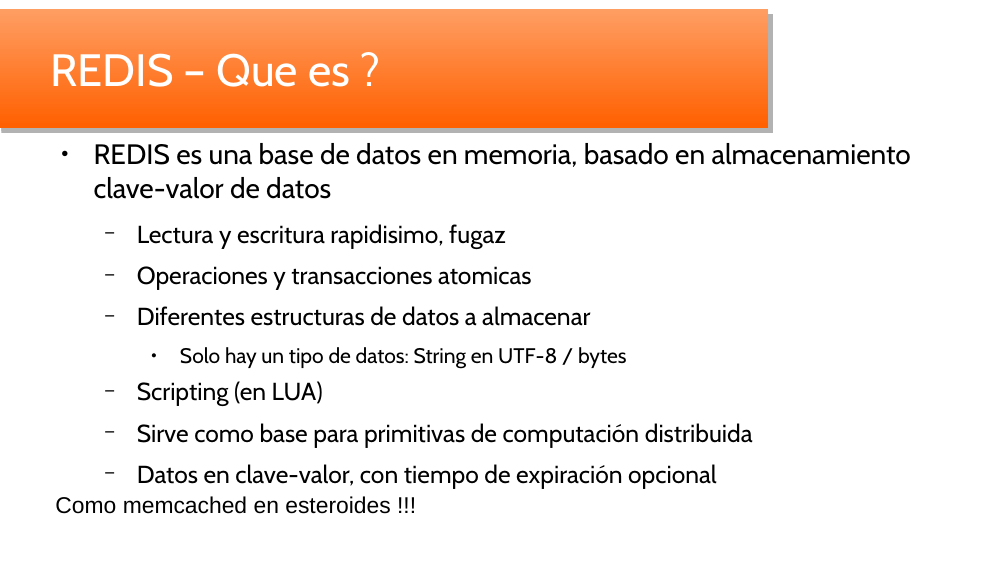
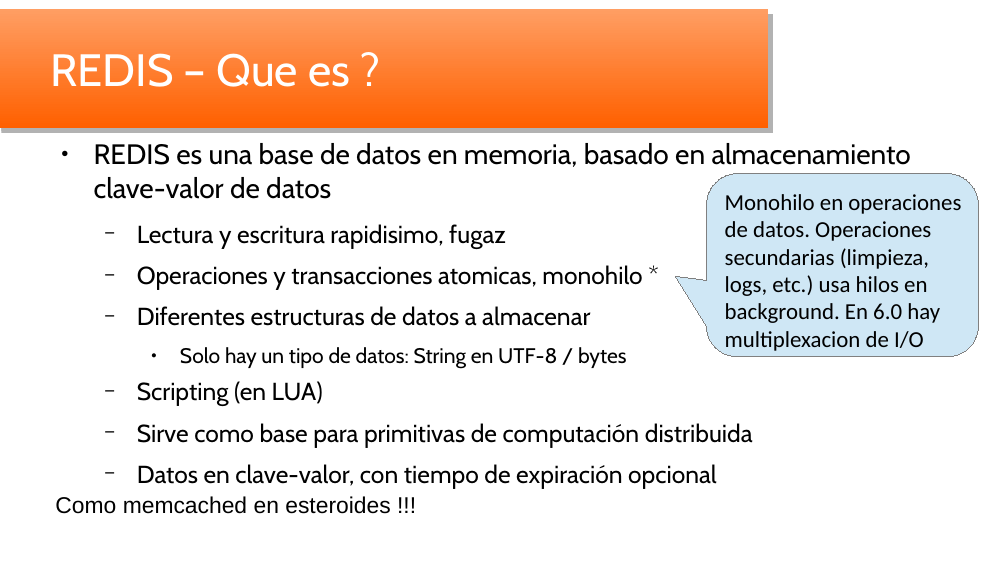
Before and after one commit to oscar-besga-panel/YaitRedisAndJedis, a slide deck: slide 2 of YaitRedisJedis_es.odp. Drawn at 1008x567 pixels with LibreOffice and Linux fonts; fonts in the diff are those of the drawing; background and template pictures are left out. Boxes give left, top, right and bottom in pixels: in the first picture for what was removed or moved away, otherwise in the second. Text is boxed around its words. In the diff, an @@ line names an element or a change of style, - is before the commit and + after.

```diff
--- a/YaitRedisJedis_es.odp
+++ b/YaitRedisJedis_es.odp
@@ rounded speech box added at (707,174,979,357), fill #CFE7F5, outline #808080 0 pt @@
@@ text added at (725,194,961,351), 18 pt, text #000000 @@
+Monohilo en operaciones de datos. Operaciones secundarias (limpieza, logs, etc.) usa hilos en background. En 6.0 hay multiplexacion de I/O
@@ text at (137,265,642,290): text changed @@
-  − Operaciones y transacciones atomicas
+  − Operaciones y transacciones atomicas, monohilo *
```
Also in this commit, not shown: 3 other slides changed, 6 other files.
